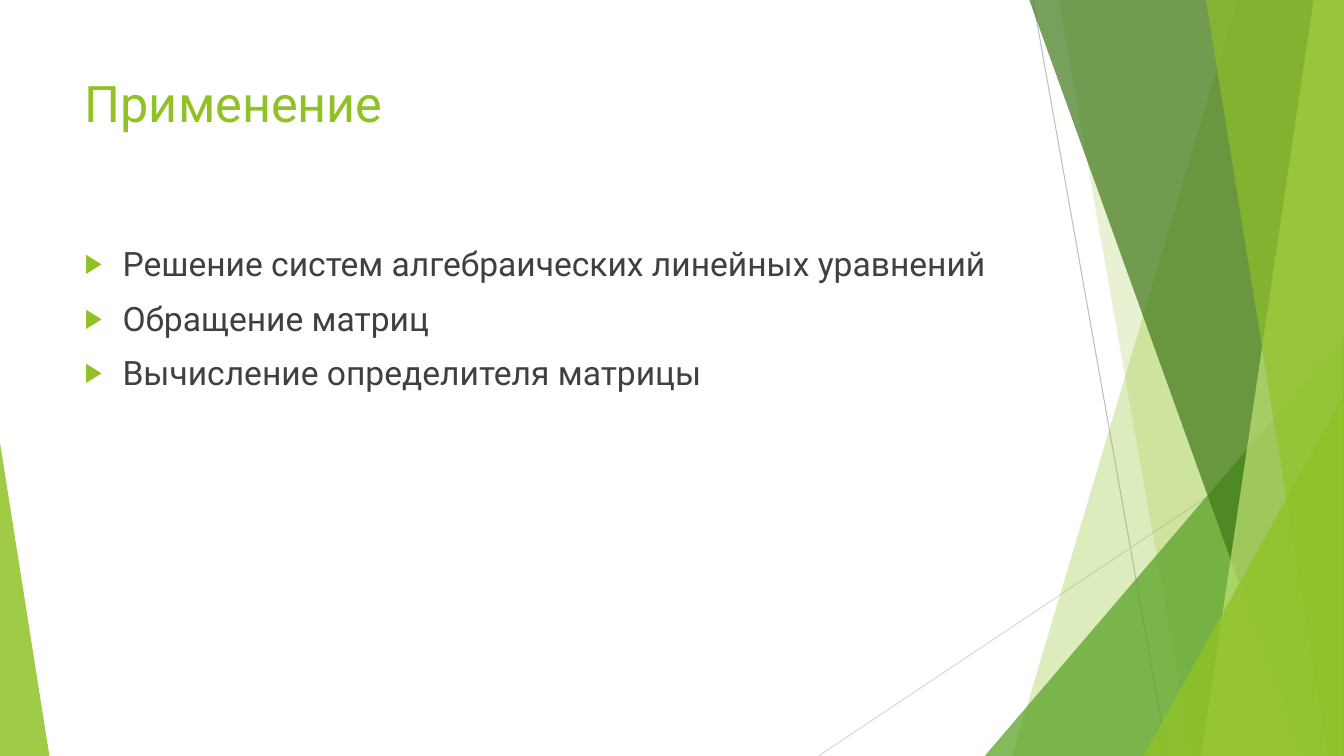
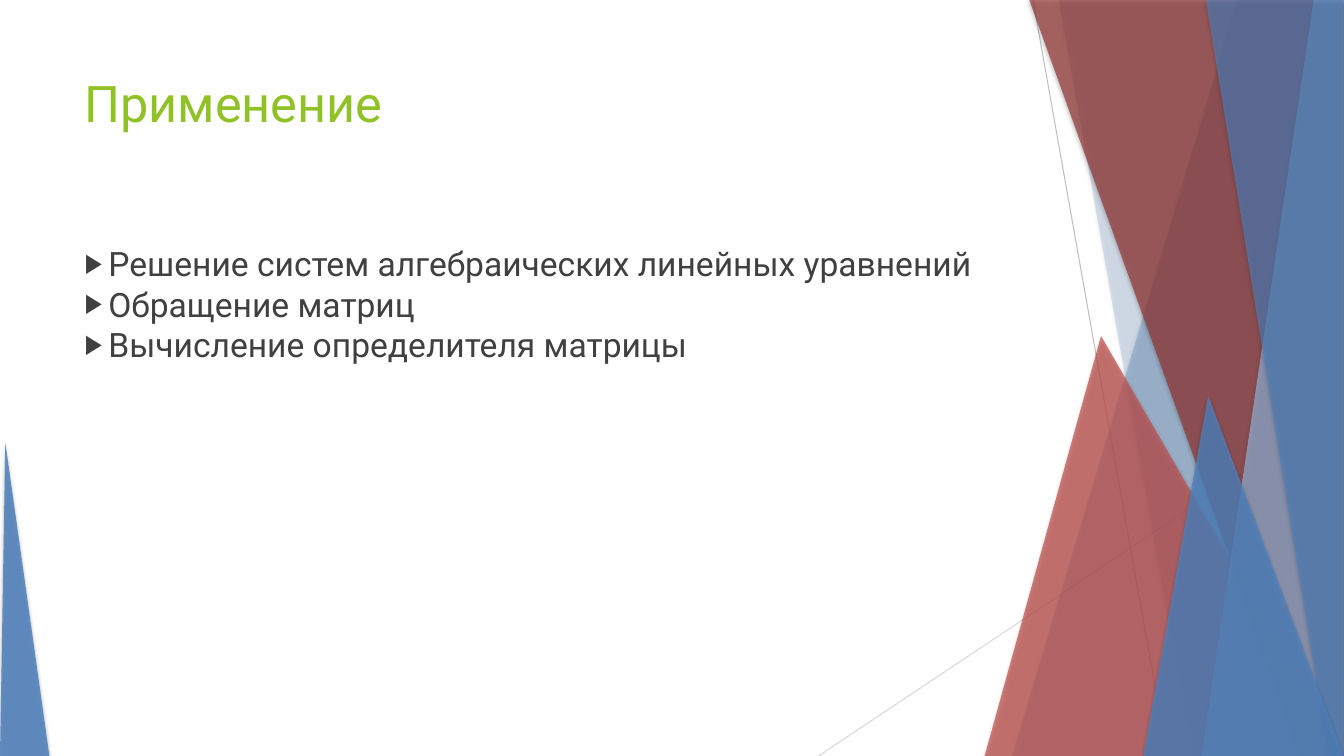
Before and after one commit to ovr/kraut, a slide deck: slide 6 of kraut.pptx (slide 5 before the commit). Drawn at 1344x756 pixels with LibreOffice and Linux fonts; fonts in the diff are those of the drawing. Boxes give left, top, right and bottom in pixels: in the first picture for what was removed or moved away, otherwise in the second. Text is boxed around its words. In the diff, an @@ line names an element or a change of style, - is before the commit and + after.

```diff
--- a/kraut.pptx
+++ b/kraut.pptx
@@ freeform shape at (x1=1012, y1=0, x2=1344, y2=756): fill #90C226 at 30% opacity to #4F81BD at 30% opacity; shadow on; outline redrawn @@
@@ freeform shape at (x1=1029, y1=0, x2=1344, y2=756): fill #3F7819 at 70% opacity to #953735 at 70% opacity; shadow on; outline redrawn @@
@@ line (1033, 0) - (1168, 756): stroke #BFBFBF 0.75 pt to #BFBFBF 0.74 pt @@
@@ freeform shape at (x1=1059, y1=0, x2=1344, y2=756): fill #90C226 at 20% opacity to #4F81BD at 20% opacity; shadow on; outline redrawn @@
@@ freeform shape at (x1=1202, y1=0, x2=1344, y2=756): fill #C0E474 at 70% opacity to #95B3D7 at 70% opacity; shadow on; outline redrawn @@
@@ freeform shape at (x1=1206, y1=0, x2=1344, y2=756): fill #90C226 at 65% opacity to #4F81BD at 65% opacity; shadow on; outline redrawn @@
@@ text "Решение систем алгебраических линейных уравнений" at (x1=108, y1=250, x2=972, y2=364): indent changed; less space between paragraphs @@
@@ triangle at (x1=985, y1=336, x2=1344, y2=756): fill #54A021 at 72% opacity to #C0504D at 72% opacity; shadow on; proportions changed @@
@@ line (1344, 406) - (819, 756): stroke #D9D9D9 0.75 pt to #D9D9D9 0.74 pt @@
@@ triangle at (x1=1143, y1=396, x2=1344, y2=756): fill #90C226 at 80% opacity to #4F81BD at 80% opacity; shadow on; proportions changed @@
@@ triangle at (x1=0, y1=443, x2=49, y2=756): fill #90C226 at 85% opacity to #4F81BD at 85% opacity; shadow on; proportions changed @@
```
Also in this commit, not shown: 5 other slides changed, 1 slide added, 3 slides removed, 1 other file.
